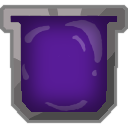
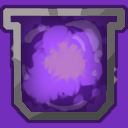
Before/after of a 128px x 128px layered artwork. What changed in the layer stack:
added layer "Layer #11" in group "Layer Group #1" over [left=32, top=33, right=94, bottom=88]
added layer "Layer #8" in group "Layer Group #1" over [left=18, top=23, right=104, bottom=112]
added layer "Layer #9" in group "Layer Group #1" over [left=23, top=22, right=105, bottom=107]
added layer "Layer #10" in group "Layer Group #1" over [left=0, top=0, right=128, bottom=128]
